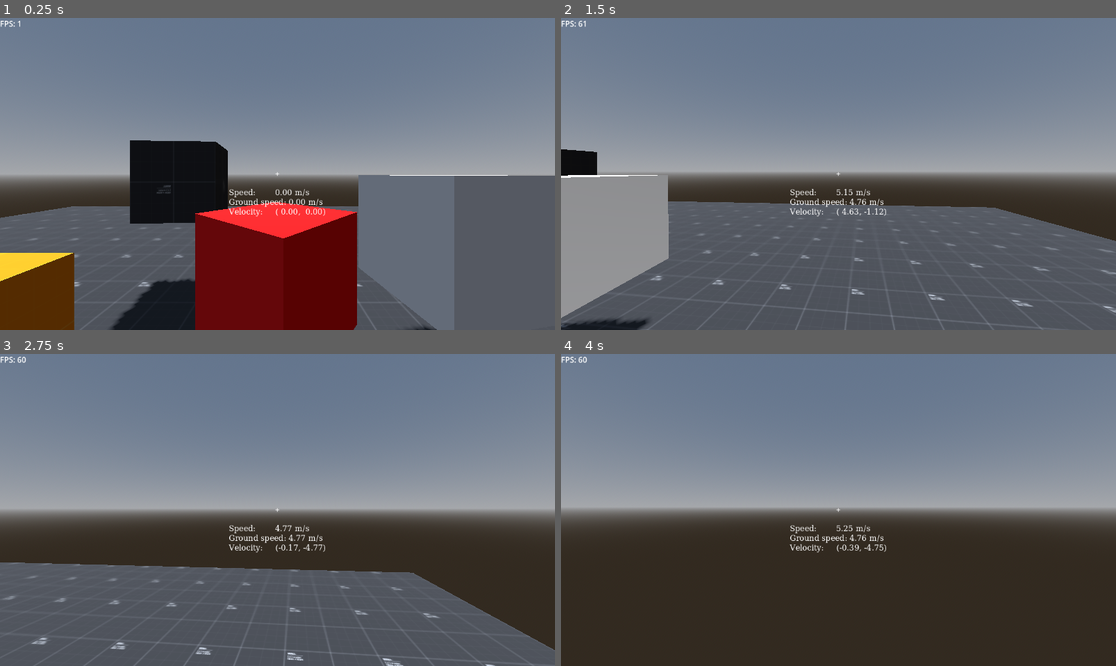
Above: before the commit, frames 1-4 (two rows, left to right).
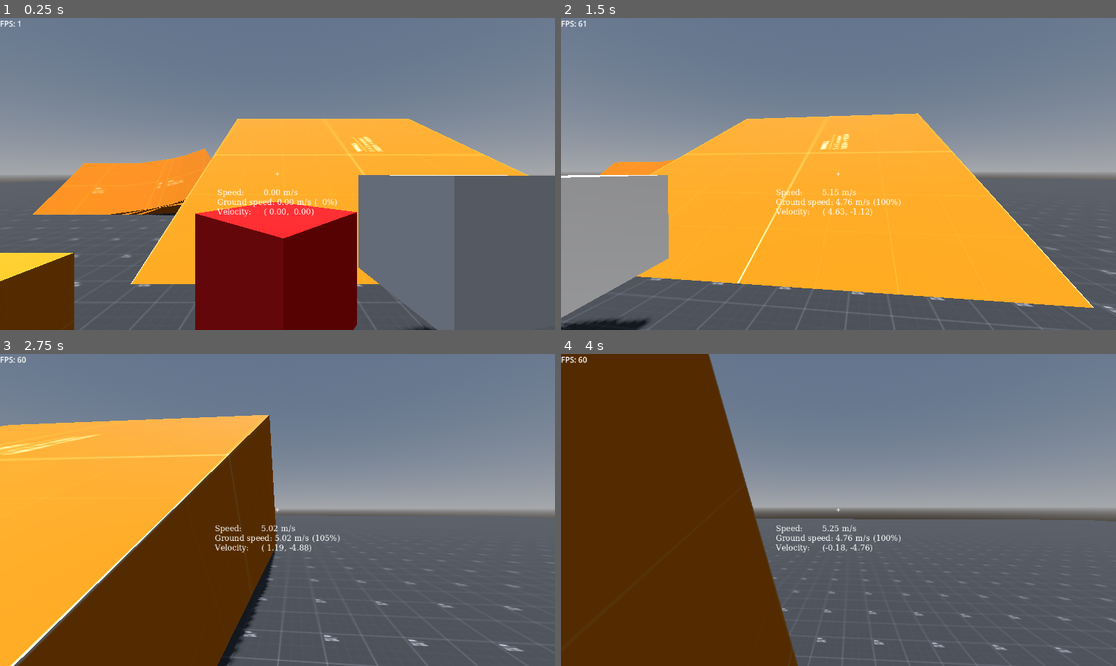
Above: after the commit, the same moments.

Repository: ericljiang/godot-testing
Game: Godot game, scene res://scene.tscn
Two runs of this game, one before a commit and one after it. Both use one fixed random seed, a clock stepped at 60 frames per second and the inputs below.
Inputs (mouse positions are in pixels of both pictures, inside the frame that each line leads up to):
- Up to frame 1 (0.25 s): no input
- Up to frame 2 (1.5 s): tap Enter at 0.5 s; move the mouse to (960, 158) at 0.52 s; hold D (move_right) 0.53-1.28 s; click (960, 158) at 0.67 s; tap Space (jump) at 0.77 s; move the mouse to (810, 174) at 1.27 s; hold W (move_forward) from 1.28 s (still down)
- Up to frame 3 (2.75 s): keep holding W (move_forward); tap Space (jump) at 1.52 s; move the mouse to (288, 503) at 2.02 s
- Up to frame 4 (4 s): keep holding W (move_forward); move the mouse to (832, 516) at 2.77 s; tap Space (jump) at 3.02, 3.77 s; move the mouse to (877, 513) at 3.52 s

The runs differ from the first frame. In frame 1, 21% of the frame differs, in the area x 0-96%, y 32-100%; in frame 2, 37%; in frame 3, 50%; in frame 4, 63%, in the area x 0-100%, y 0-100%.

Commit message:
Add surfing surfaces and show speed as percentage

Diff:
--- a/scene.tscn
+++ b/scene.tscn
@@ -12,7 +12,7 @@
 [sub_resource type="PlaneMesh" id="PlaneMesh_ulcgi"]
 lightmap_size_hint = Vector2i(12, 12)
 material = ExtResource("1_u3cyc")
-size = Vector2(20, 20)
+size = Vector2(100, 100)
 
 [sub_resource type="BoxMesh" id="BoxMesh_drvgu"]
 material = ExtResource("1_u3cyc")
@@ -78,10 +78,6 @@
 mesh = SubResource("BoxMesh_drvgu")
 surface_material_override/0 = SubResource("StandardMaterial3D_drvgu")
 
-[node name="MeshInstance3D3" type="MeshInstance3D" parent="Terrain" unique_id=1705774586]
-transform = Transform3D(-0.09000686, 0, 0.9959411, 0, 1, 0, -0.9959411, 0, -0.09000686, -1.3104277, 1.4821076, -2.9724016)
-mesh = SubResource("BoxMesh_drvgu")
-
 [node name="MeshInstance3D4" type="MeshInstance3D" parent="Terrain" unique_id=1239146637]
 transform = Transform3D(-0.98379743, 0, -0.17928305, 0, 1, 0, 0.17928305, 0, -0.98379743, 1.458643, 1.0680819, -1.7945297)
 mesh = SubResource("BoxMesh_drvgu")
@@ -116,6 +112,15 @@
 
 [node name="OrangeBox10" parent="Terrain" unique_id=1695276876 instance=ExtResource("2_m7jmp")]
 transform = Transform3D(1, 0, 0, 0, 1, 0, 0, 0, 1, -4.5, 0.5, 1)
+
+[node name="OrangeBox11" parent="Terrain" unique_id=592199925 instance=ExtResource("2_m7jmp")]
+transform = Transform3D(2.1213202, -2.1213202, 0, 2.1213202, 2.1213202, 0, 0, 0, 3, -5, 0, 3)
+
+[node name="OrangeBox12" parent="Terrain" unique_id=140068653 instance=ExtResource("2_m7jmp")]
+transform = Transform3D(2.1213202, -2.1213202, 0, 2.1213202, 2.1213202, 0, 0, 0, 3, -5, 0, 6)
+
+[node name="OrangeBox13" parent="Terrain" unique_id=475494091 instance=ExtResource("2_m7jmp")]
+transform = Transform3D(0, -9, 0, 7.7942314, 0, -4.500001, 4.500001, 0, 7.7942295, 2.3933983, -1.6824248, -9)
 
 [node name="Buttons" type="Node3D" parent="Terrain" unique_id=811561867]
 transform = Transform3D(1, 0, 0, 0, 1, 0, 0, 0, 1, 0, 0, 5)
@@ -172,11 +177,24 @@
 movement
 params"
 
+[node name="OrangeBox14" parent="Terrain" unique_id=2097643734 instance=ExtResource("2_m7jmp")]
+transform = Transform3D(-0.2893269, -0.28932667, -2.971966, 2.101497, 2.101497, -0.4091698, 2.1213202, -2.1213202, -1.552182e-07, -5.124029, 0.20128071, -10)
+
+[node name="OrangeBox16" parent="Terrain" unique_id=14107502 instance=ExtResource("2_m7jmp")]
+transform = Transform3D(-0.49852395, -0.4985237, -2.9159813, 2.0619097, 2.0619097, -0.70501906, 2.12132, -2.12132, -1.7916712e-07, -4.6253386, 0.29186046, -10)
+
+[node name="OrangeBox17" parent="Terrain" unique_id=1487496770 instance=ExtResource("2_m7jmp")]
+transform = Transform3D(-0.69045925, -0.690459, -2.8366406, 2.0058076, 2.0058076, -0.97645676, 2.12132, -2.12132, -2.4099214e-07, -4.309085, 0.33664227, -10)
+
+[node name="OrangeBox15" parent="Terrain" unique_id=1183967258 instance=ExtResource("2_m7jmp")]
+transform = Transform3D(-9.2725855e-08, 9.2725855e-08, -3, 2.1213202, 2.1213202, 0, 2.1213202, -2.1213202, -1.3113416e-07, -8, 0, -10)
+
 [node name="DirectionalLight3D" type="DirectionalLight3D" parent="." unique_id=283533739]
 transform = Transform3D(0.53008884, -0.84666574, -0.046508454, -0.35300598, -0.27021822, 0.89575046, -0.7709687, -0.45840958, -0.4421177, 2.2469366, 8.18891, -5.086196)
 shadow_enabled = true
 
 [node name="Player" type="CharacterBody3D" parent="." unique_id=83115313 node_paths=PackedStringArray("head")]
+floor_max_angle = 0.7679449
 script = ExtResource("1_ulcgi")
 head = NodePath("Head")
 mouse_sensitivity = 0.98
--- a/speedometer.gd
+++ b/speedometer.gd
@@ -1,6 +1,6 @@
 extends Label
 
-@export var player: CharacterBody3D
+@export var player: Player
 
 # Called every frame. 'delta' is the elapsed time since the previous frame.
 func _process(_delta: float) -> void:
@@ -12,10 +12,11 @@
 
 
 	Speed:        %.2f m/s
-	Ground speed: %.2f m/s
+	Ground speed: %.2f m/s (%3.0f%%)
 	Velocity:     (%5.2f, %5.2f)""" % [
 		velocity.length(),
 		Vector2(velocity.x, velocity.z).length(),
+		Vector2(velocity.x, velocity.z).length() / player.MAX_GROUND_SPEED * 100,
 		velocity.x,
 		velocity.z,
 	]
